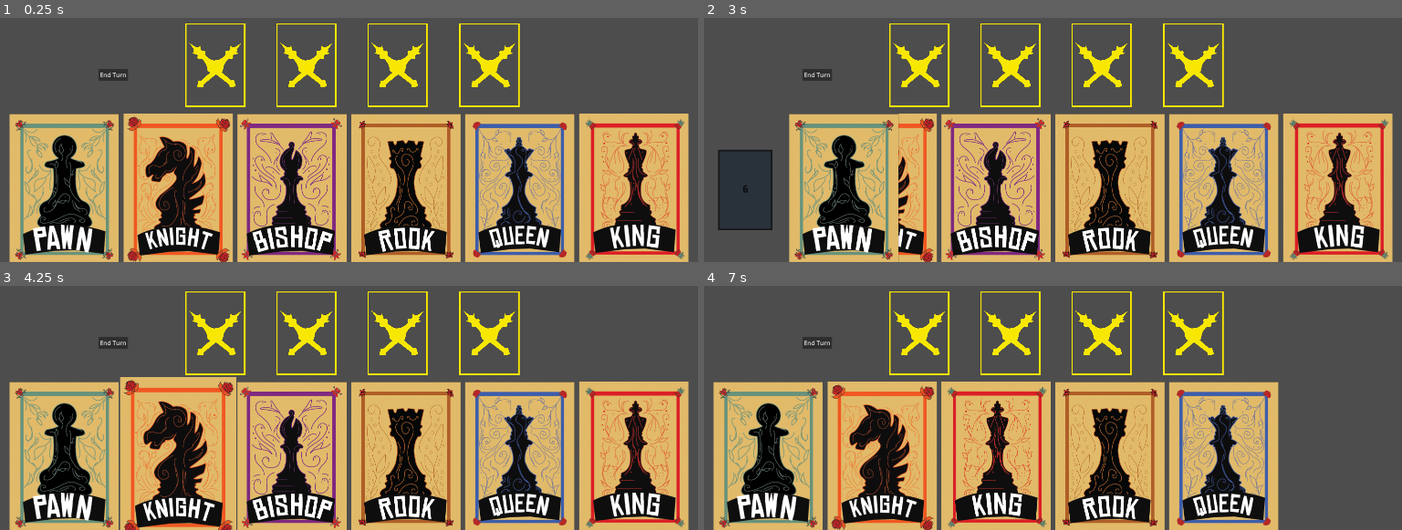
Above: before the commit, frames 1-4 (two rows, left to right).
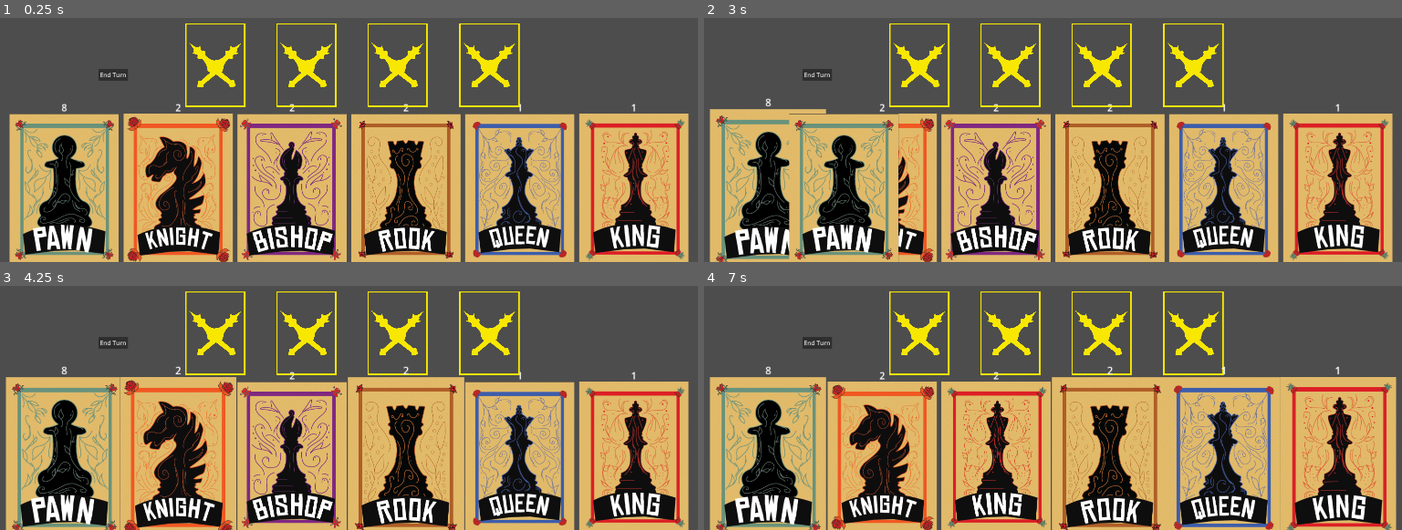
Above: after the commit, the same moments.

Repository: Bttaleb/chessCards2.0
Game: Godot game, scene res://Main.tscn
Two runs of this game, one before a commit and one after it. Both use one fixed random seed, a clock stepped at 60 frames per second and the inputs below.
Inputs (mouse positions are in pixels of both pictures, inside the frame that each line leads up to):
- Up to frame 1 (0.25 s): no input
- Up to frame 2 (3 s): click "End Turn" at 0.5 s; click "End Turn" at 1.25 s; click "End Turn" at 2 s; tap Enter at 2.75 s; drag from (766, 191) to (997, 191) at 2.77 s
- Up to frame 3 (4.25 s): drag from (174, 459) to (404, 459) at 3.52 s
- Up to frame 4 (7 s): move the mouse to (997, 459) at 4.27 s; click (997, 459) at 4.42 s; tap Space at 5 s; drag from (1108, 459) to (878, 459) at 5.02 s; drag from (1220, 459) to (997, 459) at 5.77 s; drag from (1339, 459) to (997, 459) at 6.52 s

The runs differ from the first frame. In frame 1, less than 0.1% of the frame differs, in the area x 8-91%, y 35-39%; in frame 2, 7.1%; in frame 3, 9.2%; in frame 4, 24%, in the area x 0-100%, y 32-100%.

Commit message:
Card Cloning
CardManager.gd — Clone-based drag system

  - New variable: original_card — tracks the hand card during drag
  - New function: animate_card_to_position_with_queue_free() — tweens then frees the clone
  - New function: create_card_clone() — instantiates a copy of a card (no count label, collision still active)
  - start_drag() — now creates a clone at z_index = 2, sets it as card_being_dragged, keeps original in hand
  - finish_drag() — on success: places clone in slot, calls remove_card_from_hand(original_card). On cancel: tweens clone back to original position then frees it

  PlayerHand.gd — Hand management fixes

  - setup_hand() — removed card_nodes[card_name] = new_card (now handled by add_card_to_hand)
  - add_card_to_hand() — rewrote logic: checks card.card_name in card_nodes instead of comparing node to dict. New cards get added to card_nodes then positioned; existing cards animate back
  - remove_card_from_hand() — fixed to use card.card_name for dict lookups instead of the node object
  - update_count() — implemented: updates Count label text, dims card at 0 count

  Card.tscn — Scene tweaks

  - Count label repositioned (moved up above card)
  - CollisionShape2D position slightly adjusted
  - Animation track ordering swapped (scale/z_index tracks reordered)

Diff:
--- a/card-game-2/Scenes/Card.tscn
+++ b/card-game-2/Scenes/Card.tscn
@@ -36,26 +36,26 @@
 tracks/2/type = "value"
 tracks/2/imported = false
 tracks/2/enabled = true
-tracks/2/path = NodePath("CardBackImage:scale")
+tracks/2/path = NodePath("CardBackImage:z_index")
 tracks/2/interp = 1
 tracks/2/loop_wrap = true
 tracks/2/keys = {
 "times": PackedFloat32Array(0),
 "transitions": PackedFloat32Array(1),
 "update": 0,
-"values": [Vector2(2.0058818, 1.7658856)]
+"values": [0]
 }
 tracks/3/type = "value"
 tracks/3/imported = false
 tracks/3/enabled = true
-tracks/3/path = NodePath("CardBackImage:z_index")
+tracks/3/path = NodePath("CardBackImage:scale")
 tracks/3/interp = 1
 tracks/3/loop_wrap = true
 tracks/3/keys = {
 "times": PackedFloat32Array(0),
 "transitions": PackedFloat32Array(1),
-"update": 1,
-"values": [0]
+"update": 0,
+"values": [Vector2(2.0058818, 1.7658856)]
 }
 tracks/4/type = "value"
 tracks/4/imported = false
@@ -112,26 +112,26 @@
 tracks/2/type = "value"
 tracks/2/imported = false
 tracks/2/enabled = true
-tracks/2/path = NodePath("CardBackImage:scale")
+tracks/2/path = NodePath("CardBackImage:z_index")
 tracks/2/interp = 1
 tracks/2/loop_wrap = true
 tracks/2/keys = {
-"times": PackedFloat32Array(0, 0.10009728, 0.2),
-"transitions": PackedFloat32Array(1, 1, 1),
-"update": 0,
-"values": [Vector2(2.0058818, 1.7658856), Vector2(0.1, 1.766), Vector2(2.023, 1.766)]
+"times": PackedFloat32Array(0, 0.10009728),
+"transitions": PackedFloat32Array(1, 1),
+"update": 0,
+"values": [0, -1]
 }
 tracks/3/type = "value"
 tracks/3/imported = false
 tracks/3/enabled = true
-tracks/3/path = NodePath("CardBackImage:z_index")
+tracks/3/path = NodePath("CardBackImage:scale")
 tracks/3/interp = 1
 tracks/3/loop_wrap = true
 tracks/3/keys = {
-"times": PackedFloat32Array(0, 0.10009728),
-"transitions": PackedFloat32Array(1, 1),
-"update": 1,
-"values": [0, -1]
+"times": PackedFloat32Array(0, 0.10009728, 0.2),
+"transitions": PackedFloat32Array(1, 1, 1),
+"update": 0,
+"values": [Vector2(2.0058818, 1.7658856), Vector2(0.1, 1.766), Vector2(2.023, 1.766)]
 }
 tracks/4/type = "value"
 tracks/4/imported = false
@@ -180,7 +180,7 @@
 [node name="Area2D" type="Area2D" parent="." unique_id=1458318699]
 
 [node name="CollisionShape2D" type="CollisionShape2D" parent="Area2D" unique_id=1860595347]
-position = Vector2(-1, 0)
+position = Vector2(0, 1)
 shape = SubResource("RectangleShape2D_hael8")
 
 [node name="Attack" type="RichTextLabel" parent="." unique_id=870216031]
@@ -202,9 +202,10 @@
 text = "0"
 
 [node name="Count" type="RichTextLabel" parent="." unique_id=171913199]
-modulate = Color(0, 0, 0, 0)
-offset_right = 40.0
-offset_bottom = 40.0
+offset_left = -9.0
+offset_top = -296.0
+offset_right = 31.0
+offset_bottom = -256.0
 scale = Vector2(2, 2)
 text = "0"
 
--- a/card-game-2/Script/CardManager.gd
+++ b/card-game-2/Script/CardManager.gd
@@ -12,6 +12,7 @@
 var is_hovering_on_card
 var player_hand_reference
 var isFlip
+var original_card
 
 func _ready() -> void:
 	screen_size = get_viewport_rect().size
@@ -24,23 +25,45 @@
 		card_being_dragged.position = Vector2(clamp(mouse_pos.x, 0, screen_size.x),
 		clamp(mouse_pos.y, 0, screen_size.y))
 
+func animate_card_to_position_with_queue_free(card, new_position, speed):
+	var tween = get_tree().create_tween()
+	tween.tween_property(card, "position", new_position, speed)
+	tween.tween_callback(card.queue_free)
+
+
 func start_drag(card):
-	card_being_dragged = card
-	card.scale = Vector2(DEFAULT_CARD_SCALE, DEFAULT_CARD_SCALE)
+	original_card = card
+	var clone = create_card_clone(card)
+	clone.position = card.position
+	clone.scale = Vector2(DEFAULT_CARD_SCALE, DEFAULT_CARD_SCALE)
+	clone.z_index = 2
+	add_child(clone)
+	card_being_dragged = clone
 
 func finish_drag():
 	card_being_dragged.scale = Vector2(CARD_BIGGER_SCALE, CARD_BIGGER_SCALE)
 	var card_slot_found = raycast_check_for_card_slot()
 	if card_slot_found and not card_slot_found.card_in_slot:
-		player_hand_reference.remove_card_from_hand(card_being_dragged)
-	#Card dropped in empty card slot
 		card_being_dragged.position = card_slot_found.position
 		card_being_dragged.scale = Vector2(DEFAULT_CARD_SCALE, DEFAULT_CARD_SCALE)
 		card_being_dragged.get_node("Area2D/CollisionShape2D").disabled = true
 		card_slot_found.card_in_slot = true
+		player_hand_reference.remove_card_from_hand(original_card)
 	else:
-		player_hand_reference.add_card_to_hand(card_being_dragged, DEFAULT_CARD_MOVE_SPEED)
+		animate_card_to_position_with_queue_free(card_being_dragged, original_card.position, DEFAULT_CARD_MOVE_SPEED)
+	original_card = null
 	card_being_dragged = null
+
+func create_card_clone(original):
+	var clone = preload("res://Scenes/Card.tscn").instantiate()
+	clone.card_name = original.card_name
+	clone.get_node("CardImage").texture = original.get_node("CardImage").texture
+	clone.get_node("CardBackImage").visible = false
+	clone.get_node("Attack").text = original.get_node("Attack").text
+	clone.get_node("Health").text = original.get_node("Health").text
+	clone.get_node("Count").visible = false
+	return clone
+
 
 func connect_card_signals(card):
 	card.connect("hovered", on_hovered_over_card)
--- a/card-game-2/Script/PlayerHand.gd
+++ b/card-game-2/Script/PlayerHand.gd
@@ -37,18 +37,17 @@
 		new_card.get_node("Health").text = str(card_database_reference.CARDS[card_name][1])
 		new_card.get_node("Count").text = str(player_hand[card_name])
 		$"../CardManager".add_child(new_card)
-		card_nodes[card_name] = new_card
 		new_card.name = "Card"
-		add_card_to_hand(new_card, 0)
+		$"../PlayerHand".add_card_to_hand(new_card, 0)
 
 func add_card_to_hand(card, speed):
-	# Check if card is in hard or not
-	if card not in player_hand:
-		player_hand[card.card_name] += 1
+	# Check if we already have the card
+	if card.card_name in card_nodes:
+		# if so, animate cards to hand
+		animate_card_to_position(card, card.hand_position, speed)
+	else:
+		card_nodes[card.card_name] = card
 		update_hand_positions(speed)
-		# Snap card back to hand if it isnt
-	else:
-		animate_card_to_position(card, card.hand_position, DEFAULT_CARD_MOVE_SPEED)
 
 func update_hand_positions(speed):
 	var count = 0
@@ -73,20 +72,17 @@
 	pass
 
 func remove_card_from_hand(card):
-	if card in player_hand:
-		player_hand[card] -= 1
-		update_count(card)
+	if card.card_name in player_hand:
+		player_hand[card.card_name] -= 1
+		update_count(card.card_name)
 		update_hand_positions(DEFAULT_CARD_MOVE_SPEED)
 
-# TODO(human): Implement update_count
-# This function receives a card_name (String, e.g. "Pawn")
-# It should:
-#   1. Update the Count text on the card node to reflect player_hand[card_name]
-#   2. If the count is 0, tint the card to look "depleted" (modulate with reduced alpha)
-#   3. If the count is > 0, ensure the card looks normal (full modulate)
-# Hints:
-#   - card_nodes[card_name] gets you the Card node
-#   - .get_node("Count").text sets the label
-#   - .modulate = Color(r, g, b, a) controls tinting
 func update_count(card_name: String):
-	pass
+	var count = 0
+	var card = card_nodes[card_name] # get card node
+	count = player_hand[card_name]  # read number from data dictionary
+	card.get_node("Count").text = str(count) # convert number to text and set
+	if count == 0:
+		card.modulate = Color(0.4, 0.4, 0.4, 0.6)
+	else:
+		card.modulate = Color(1, 1, 1, 1)
Not shown, added: card-game-2/.zed/debug.json
